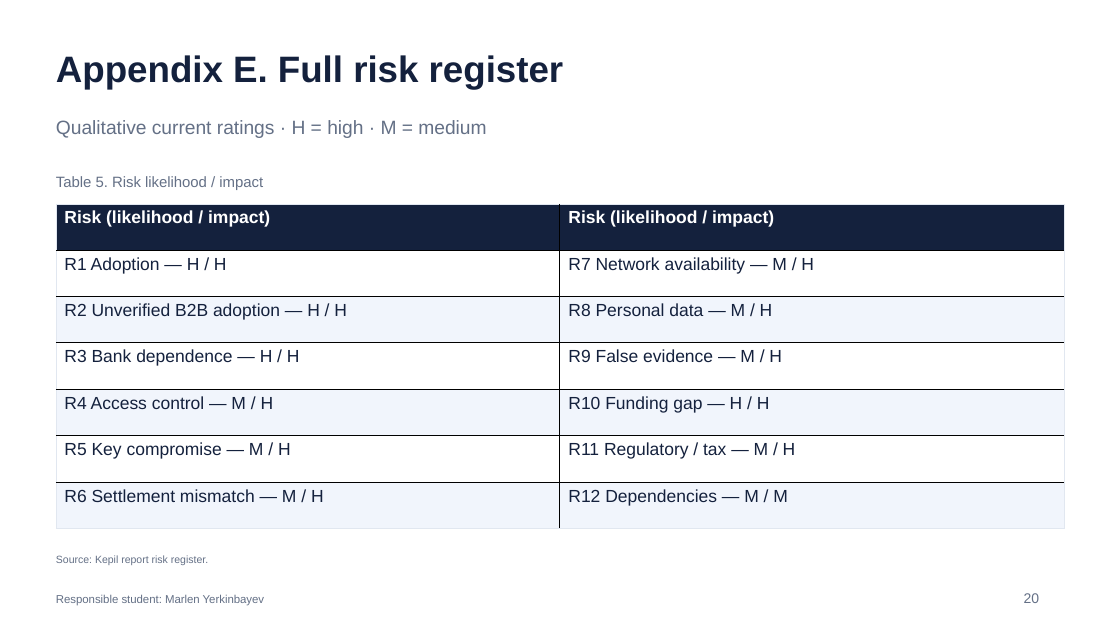
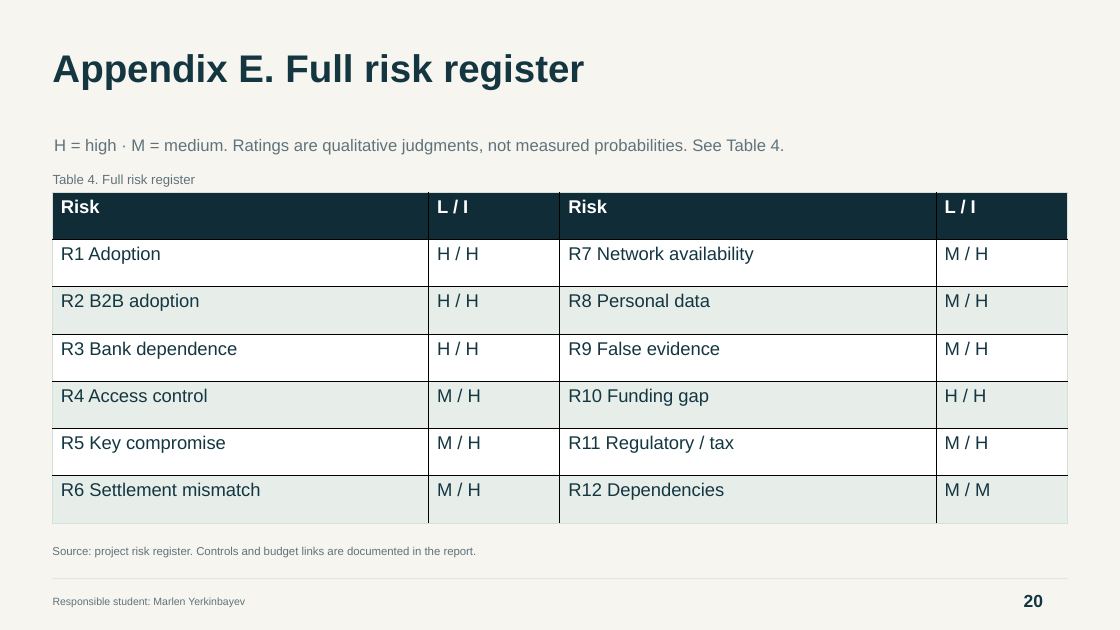
Before and after one commit to Arlan-prog/FinanceFinal, a slide deck: slide 20 of Final_Project_Presentation.pptx. Drawn at 1120x630 pixels with LibreOffice and Linux fonts; fonts in the diff are those of the drawing. Boxes give left, top, right and bottom in pixels: in the first picture for what was removed or moved away, otherwise in the second. Text is boxed around its words. In the diff, an @@ line names an element or a change of style, - is before the commit and + after.

```diff
--- a/Final_Project_Presentation.pptx
+++ b/Final_Project_Presentation.pptx
@@ background #FFFFFF to #F6F5F0 @@
@@ text "Appendix E. Full risk register" at [52,54,584,89]: size 31.5 to 33 pt, text colour #14213D to #143641 @@
@@ text at [54,139,785,155]: text changed; size 16.5 to 14.2 pt; text colour #647086 to #60737A @@
-Qualitative current ratings · H = high · M = medium
+H = high · M = medium. Ratings are qualitative judgments, not measured probabilities. See Table 4.
@@ text at [53,174,195,187]: text changed; size 12.8 to 11.2 pt; text colour #647086 to #60737A @@
-Table 5. Risk likelihood / impact
+Table 4. Full risk register
@@ table at [52,192,1067,523] @@
-column 1: Risk (likelihood / impact) | R1 Adoption — H / H | R2 Unverified B2B adoption — H / H | R3 Bank dependence — H / H | R4 Access control — M / H | R5 Key compromise — M / H | R6 Settlement mismatch — M / H
-column 2: Risk (likelihood / impact) | R7 Network availability — M / H | R8 Personal data — M / H | R9 False evidence — M / H | R10 Funding gap — H / H | R11 Regulatory / tax — M / H | R12 Dependencies — M / M
+column 1: Risk | R1 Adoption | R2 B2B adoption | R3 Bank dependence | R4 Access control | R5 Key compromise | R6 Settlement mismatch
+column 2: L / I | H / H | H / H | H / H | M / H | M / H | M / H
+column 3: Risk | R7 Network availability | R8 Personal data | R9 False evidence | R10 Funding gap | R11 Regulatory / tax | R12 Dependencies
+column 4: L / I | M / H | M / H | M / H | H / H | M / H | M / M
@@ table: place and size @@
-table at [56,204,1065,528]
+table at [52,192,1067,523]
@@ text at [52,546,477,558]: text changed; size 9 to 9.8 pt; text colour #647086 to #60737A @@
-Source: Kepil report risk register.
+Source: project risk register. Controls and budget links are documented in the report.
@@ text "Responsible student: Marlen Yerkinbayev" at [53,597,245,607]: size 9.8 to 9 pt, text colour #647086 to #60737A @@
@@ rectangle added at [52,579,1067,580], fill #D5DEDB @@
@@ text "20" at [1024,595,1043,607]: size 12 to 15 pt, text colour #647086 to #143641, bold on @@
```
Also in this commit, not shown: 15 other slides changed, 7 slides added, 7 slides removed, 11 other files.
